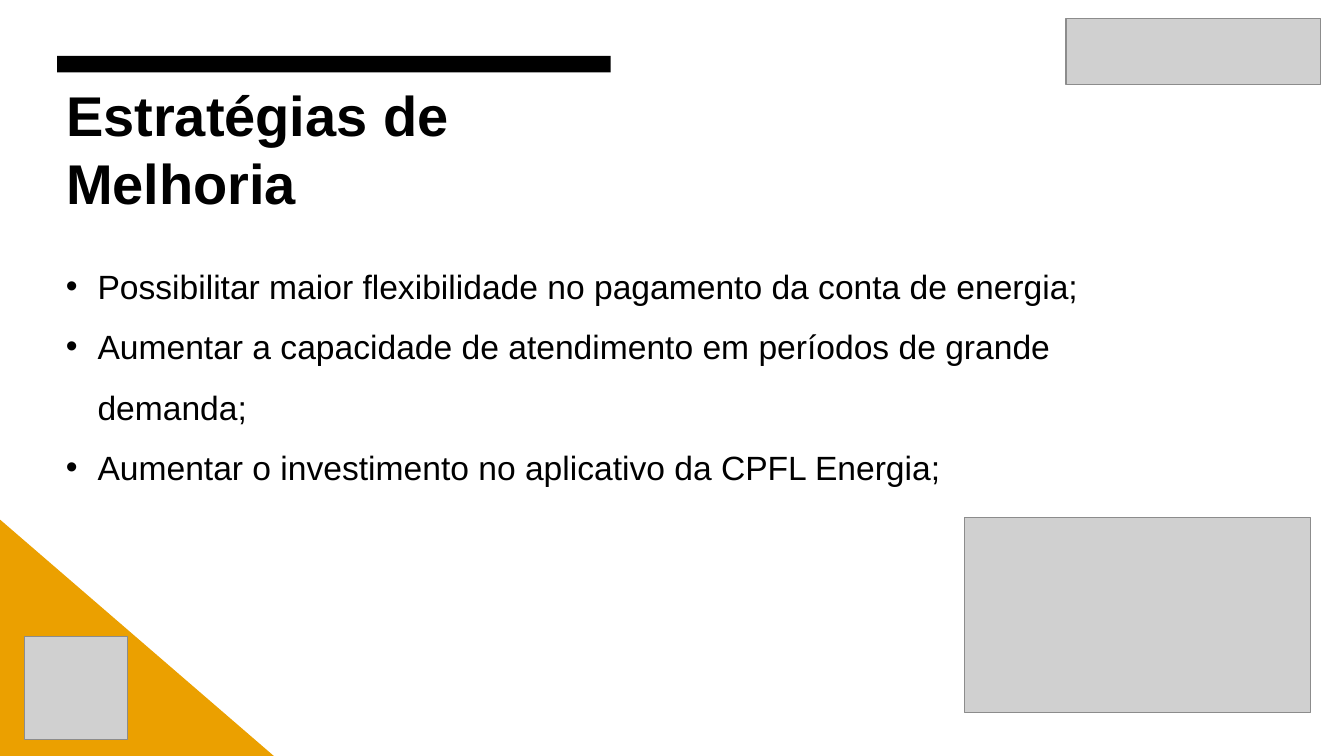
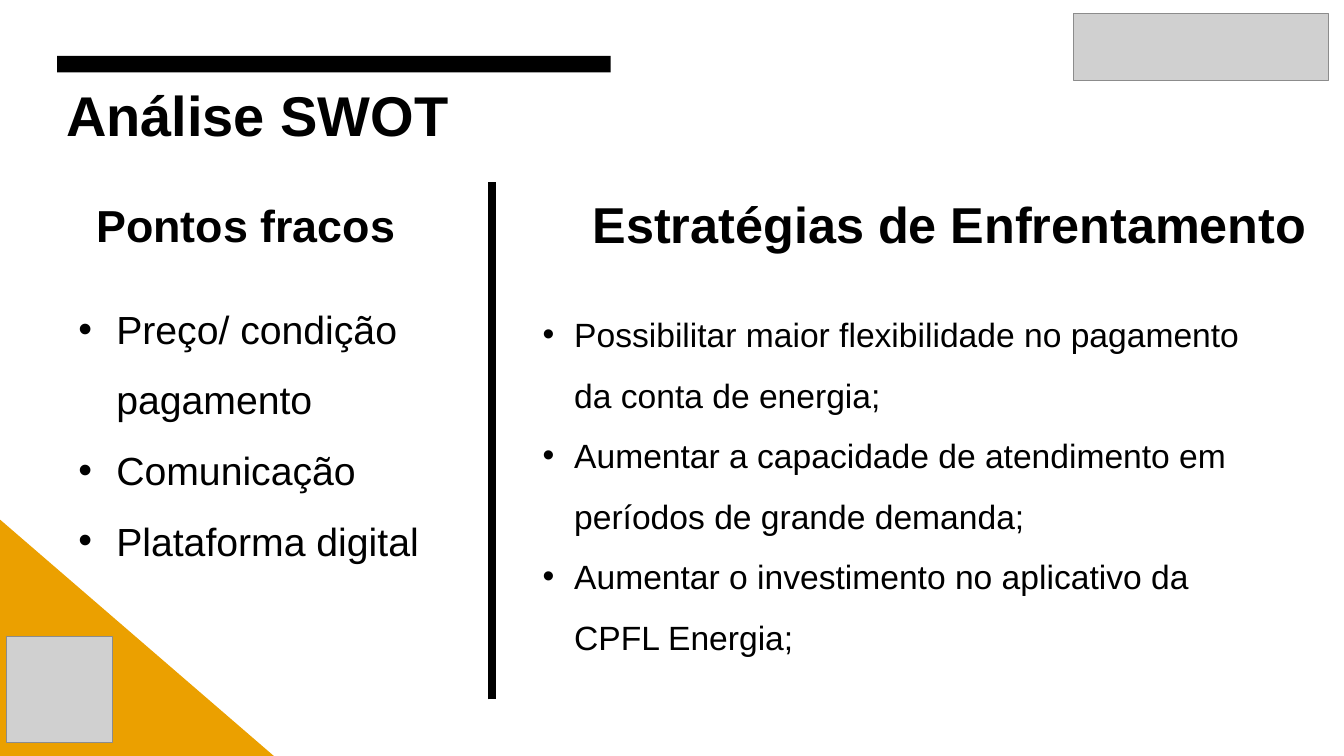
Before and after one commit to Gabriel-Esquilo-Medeiros/Projeto_Integrador_CPFL, a slide deck: slide 10 of Template Final - Apresentacao - Conhecendo o Negócio.pptx (slide 13 before the commit). Drawn at 1344x756 pixels with LibreOffice and Linux fonts; fonts in the diff are those of the drawing; grey boxes stand for pictures. Boxes give left, top, right and bottom in pixels: in the first picture for what was removed or moved away, otherwise in the second. Text is boxed around its words. In the diff, an @@ line names an element or a change of style, - is before the commit and + after.

```diff
--- a/Template Final - Apresentacao - Conhecendo o Negócio.pptx
+++ b/Template Final - Apresentacao - Conhecendo o Negócio.pptx
@@ picture: place and size @@
-picture at [1067, 18, 1322, 85]
+picture at [1074, 14, 1329, 81]
@@ title added at [66, 95, 449, 137], 40 pt, text #000000, bold @@
+Análise SWOT
@@ text added at [96, 209, 395, 243], 32 pt, text #000000, bold @@
+Pontos fracos
@@ line added from (492, 700) to (492, 181), #000000 6 pt @@
@@ text at [593, 206, 1306, 253]: text changed; size 40 to 36 pt @@
-Estratégias de Melhoria
+Estratégias de Enfrentamento
@@ text "Possibilitar maior flexibilidade no pagamento ..." rewrapped from [98, 274, 1077, 487] to [574, 322, 1239, 657] @@
@@ text added at [116, 315, 418, 564], 28 pt, text #000000 @@
+• Preço/ condição pagamento
+• Comunicação
+• Plataforma digital
@@ picture removed at [964, 517, 1311, 712] @@
@@ picture: place and size @@
-picture at [24, 637, 127, 740]
+picture at [7, 637, 113, 743]
```
Also in this commit, not shown: 6 other slides changed, 4 slides added, 7 slides removed.
